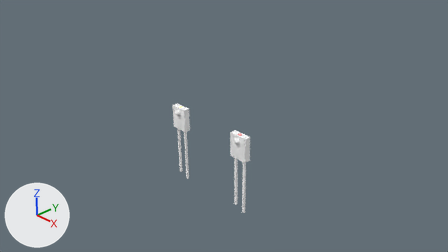
Renders of the Blender file products/241/geometry_edit_blender/Infrared Emitters and Detectors.blend from each side of a commit.
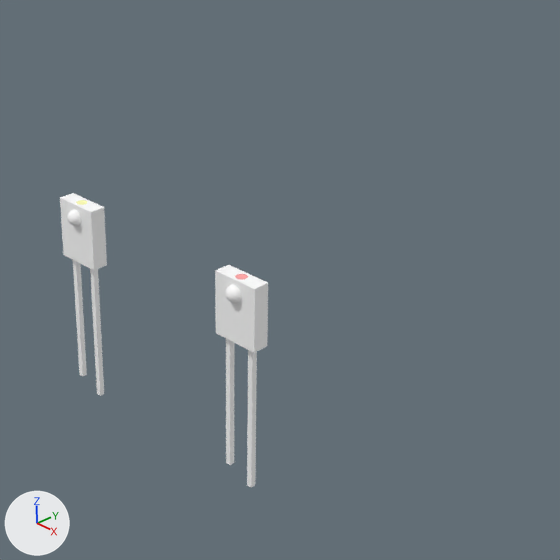
There are two pictures of each version: one from the file's camera 'Camera', one close up on the part from 34% to 80% of the width and 13% to 95% of the height. The lights are fixed; the arrows at lower left show +X, +Y and +Z.

The first close-up shows 'Infrared Detector', 'Infrared Emitter'.
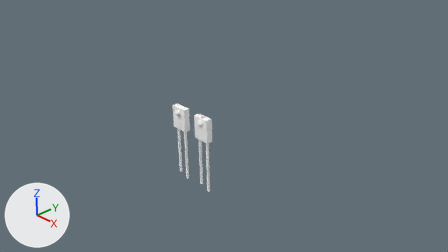
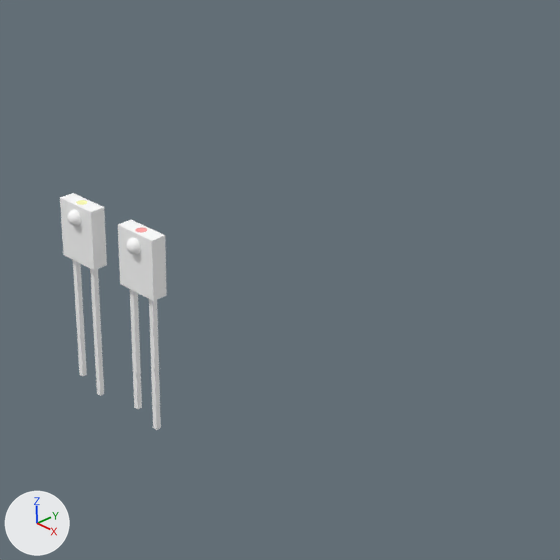
The newer file is also rescaled (x10.0), turned or shifted as a whole; pictures and numbers use the older file's frame.

Boxes (x1, y1, x2, y2) around the edits, measured in the close-ups (560 x 560 px):
'Infrared Detector', mesh moved
    before: (215, 265, 268, 488)
    after: (118, 220, 167, 430)

Diff of the bpy script that builds the scene:
```diff
--- a/products/241/geometry_edit_blender/Infrared Emitters and Detectors.blend.py
+++ b/products/241/geometry_edit_blender/Infrared Emitters and Detectors.blend.py
@@ me_infrared_detector @@
 me_infrared_detector.from_pydata(...)  # 313 vertices, 287 faces; spans x -0.22..0.22, y -0.15..0.07, z -1.37..0.57
 # used by ob_infrared_detector; location = (1.0, 0.0, 0.0)
+# me_infrared_detector part 1: the whole mesh is moved by (-1.2, 0.0, 0.0)
 me_infrared_detector.materials.append(mat_semi_clear_plastic)
```
